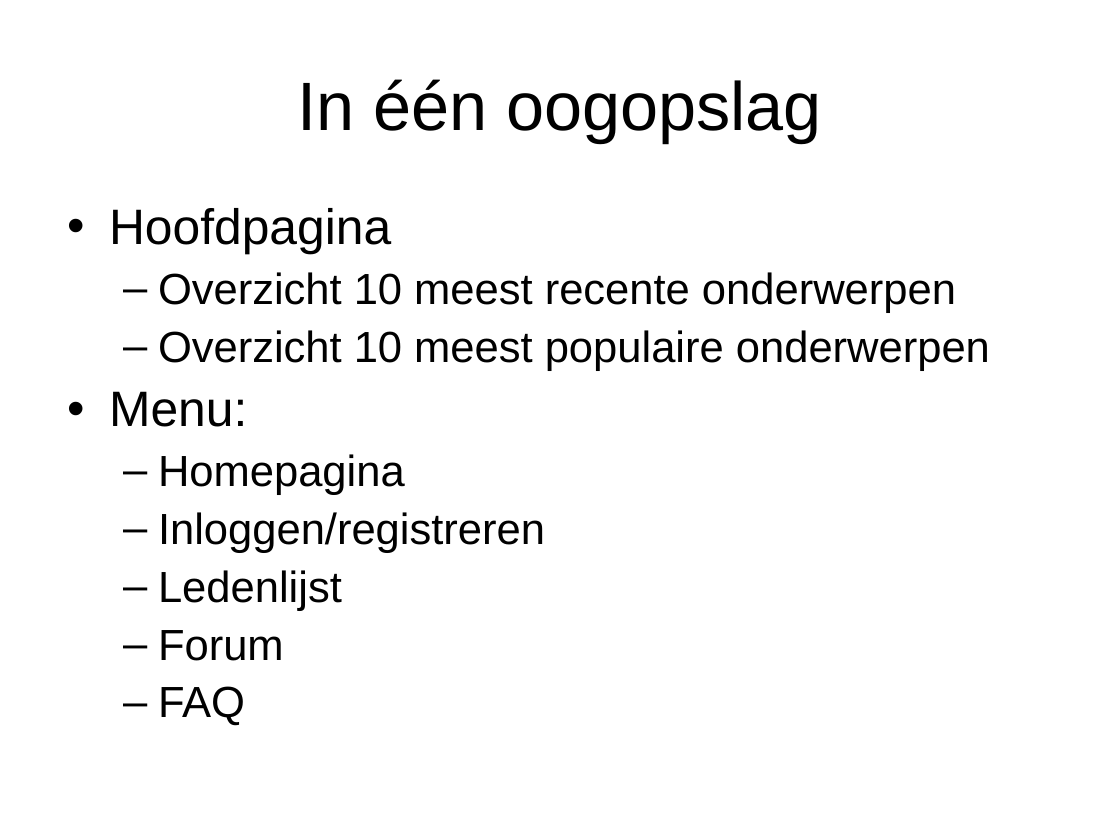
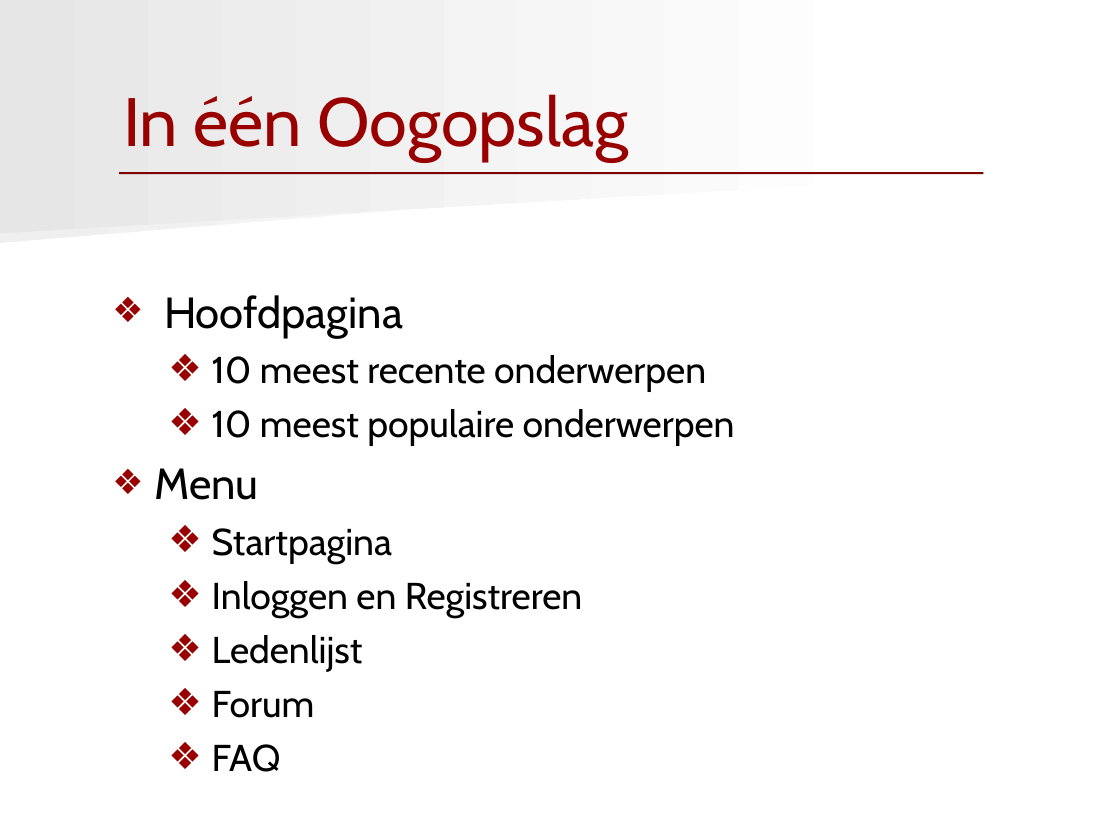
Before and after one commit to jroeting/RodaSupportForum, a slide deck: slide 5 of documents/RodaPresentatie.ppt. Drawn at 1120x840 pixels with LibreOffice and Linux fonts; fonts in the diff are those of the drawing. Boxes give left, top, right and bottom in pixels: in the first picture for what was removed or moved away, otherwise in the second. Text is boxed around its words. In the diff, an @@ line names an element or a change of style, - is before the commit and + after.

```diff
--- a/documents/RodaPresentatie.ppt
+++ b/documents/RodaPresentatie.ppt
@@ freeform shape added at bbox=[0, 0, 887, 233], fill gradient #FFFFFF to #E6E6E6 @@
@@ freeform shape added at bbox=[0, 113, 872, 242], fill gradient #FFFFFF to #EFEFEF @@
@@ title at bbox=[123, 94, 628, 162]: text changed; font Arial to Cabin; text colour #000000 to #990000 @@
-In één oogopslag
+In één Oogopslag
@@ line added from (119, 174) to (983, 174), #800000 1.25 pt @@
@@ text "Hoofdpagina": place and size @@
-text "Hoofdpagina" at bbox=[109, 208, 990, 726]
+text "Hoofdpagina" at bbox=[154, 295, 735, 772]
@@ text at bbox=[164, 295, 403, 772]: size 32 to 28 pt in "Hoofdpagina"; font Arial to Cabin in "Hoofdpagina", "Ledenlijst", "Forum", "FAQ"; size 28 to 24 pt in "Ledenlijst", "Forum", "FAQ"; bullet • to ❖; line spacing 0.9 to 1; less space between paragraphs; bullet colour #000000 to #990000; bullet – to ❖ @@
@@ text at bbox=[154, 355, 735, 617]: text changed; size 28 to 24 pt; font Arial to Cabin @@
-  – Overzicht 10 meest recente onderwerpen
-  – Overzicht 10 meest populaire onderwerpen
-• Menu:
-  – Homepagina
-  – Inloggen/registreren
+  ❖ 10 meest recente onderwerpen
+  ❖ 10 meest populaire onderwerpen
+❖ Menu
+  ❖ Startpagina
+  ❖ Inloggen en Registreren
```
Also in this commit, not shown: 14 other slides changed, 1 other file.
